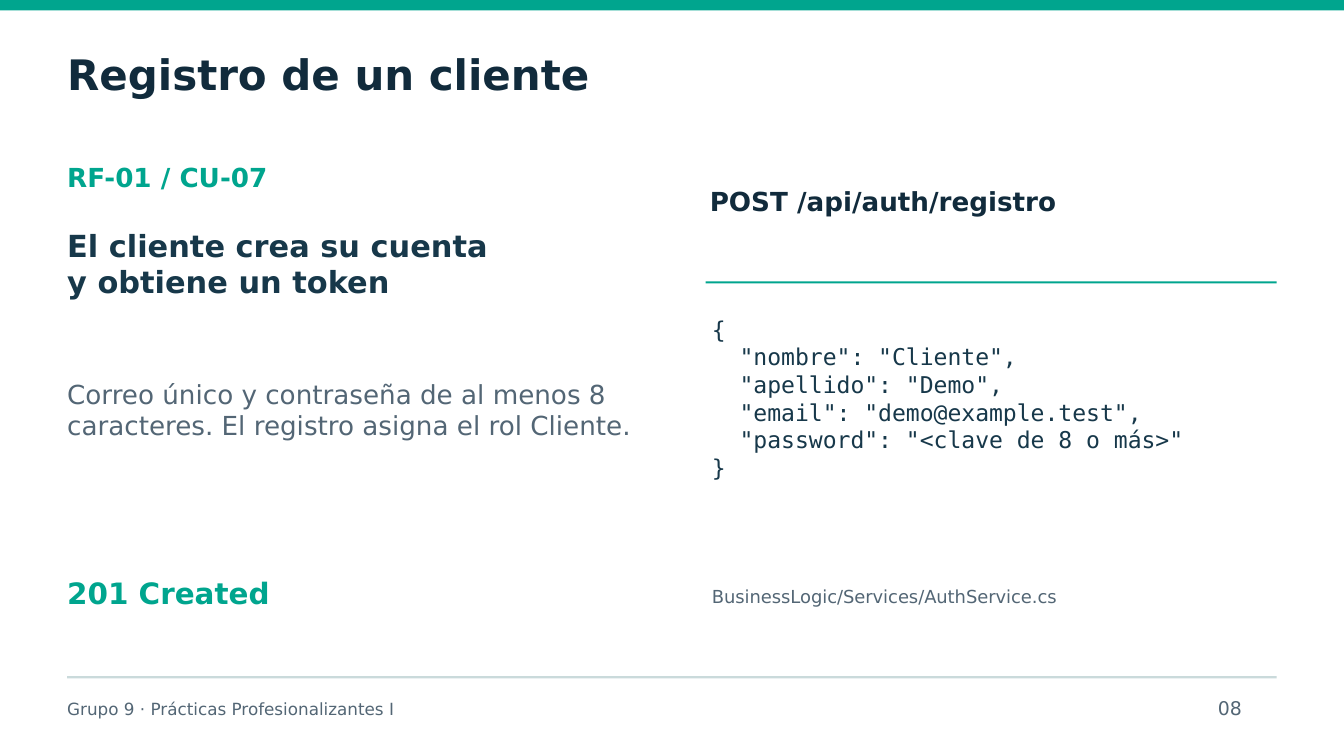
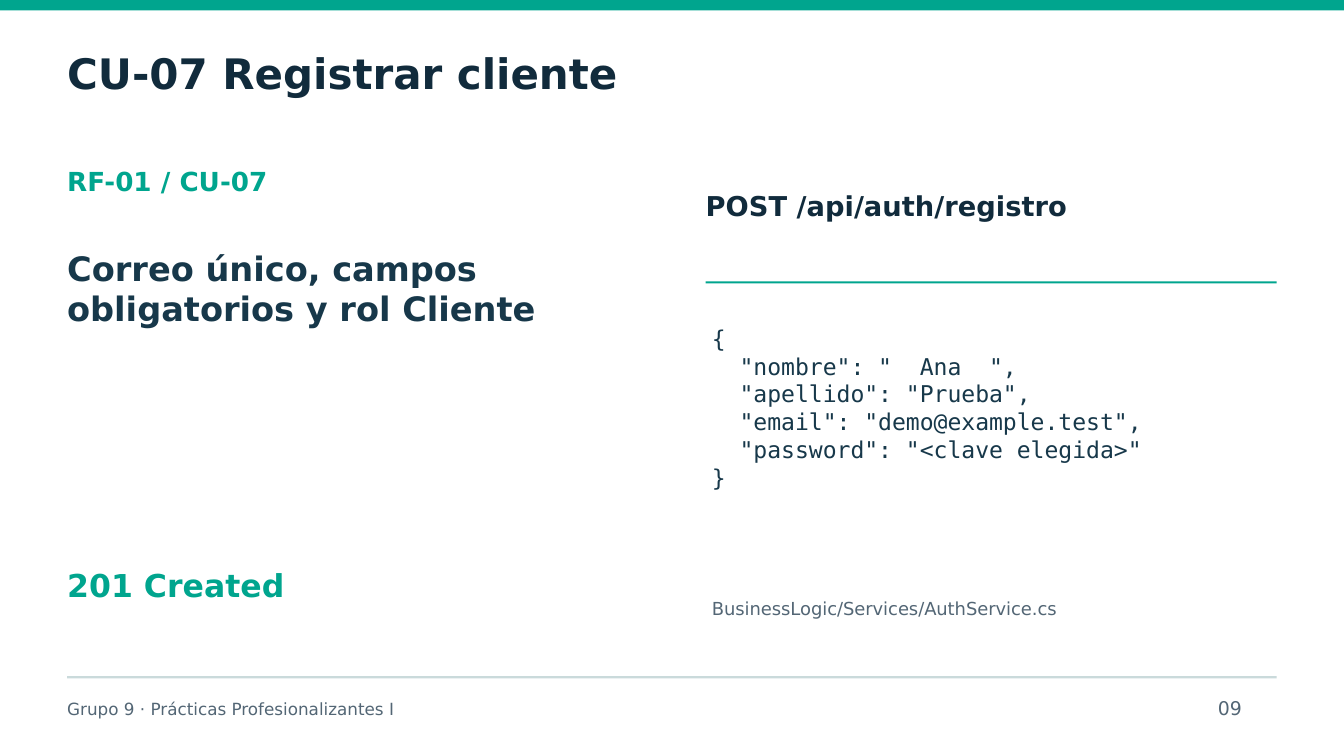
Before and after one commit to PracticasProfesionalizantes-I-2026/Grupo-9-TurnosLavadero, a slide deck: slide 9 of Documentos/Presentacion/TurnosLavadero-Grupo9.pptx (slide 8 before the commit). Drawn at 1344x756 pixels with LibreOffice and Linux fonts; fonts in the diff are those of the drawing. Boxes give left, top, right and bottom in pixels: in the first picture for what was removed or moved away, otherwise in the second. Text is boxed around its words. In the diff, an @@ line names an element or a change of style, - is before the commit and + after.

```diff
--- a/Documentos/Presentacion/TurnosLavadero-Grupo9.pptx
+++ b/Documentos/Presentacion/TurnosLavadero-Grupo9.pptx
@@ text at bbox=[67, 57, 617, 98]: text changed @@
-Registro de un cliente
+CU-07 Registrar cliente
@@ text "RF-01 / CU-07": place and size @@
-text "RF-01 / CU-07" at bbox=[67, 167, 268, 188]
+text "RF-01 / CU-07" at bbox=[67, 171, 268, 192]
@@ text "POST /api/auth/registro" at bbox=[706, 195, 1067, 222]: size 18.8 to 19.5 pt @@
@@ text removed at bbox=[67, 234, 488, 300] @@
-El cliente crea su cuenta
-y obtiene un token
@@ text at bbox=[67, 254, 535, 328]: text changed; size 18.8 to 24 pt; text colour #536675 to #17384A; bold on @@
-Correo único y contraseña de al menos 8 caracteres. El registro asigna el rol Cliente.
+Correo único, campos obligatorios y rol Cliente
@@ text "{": place and size @@
-text "{" at bbox=[740, 347, 1183, 453]
+text "{" at bbox=[740, 357, 1142, 463]
@@ text at bbox=[740, 357, 1031, 407]: text changed @@
-"nombre": "Cliente",
-"apellido": "Demo",
+"nombre": " Ana ",
+"apellido": "Prueba",
@@ text at bbox=[740, 440, 1142, 463]: text changed @@
-"password": "<clave de 8 o más>"
+"password": "<clave elegida>"
@@ text "201 Created": place and size @@
-text "201 Created" at bbox=[67, 581, 270, 605]
+text "201 Created" at bbox=[67, 573, 284, 598]
@@ text "201 Created" at bbox=[67, 573, 284, 598]: size 21 to 22.5 pt @@
@@ text "BusinessLogic/Services/AuthService.cs": place and size @@
-text "BusinessLogic/Services/AuthService.cs" at bbox=[712, 589, 1057, 607]
+text "BusinessLogic/Services/AuthService.cs" at bbox=[712, 601, 1057, 619]
@@ text at bbox=[1218, 701, 1242, 716]: text changed @@
-08
+09
```
Also in this commit, not shown: 7 other slides changed, 9 slides added, 6 slides removed, 44 other files.
